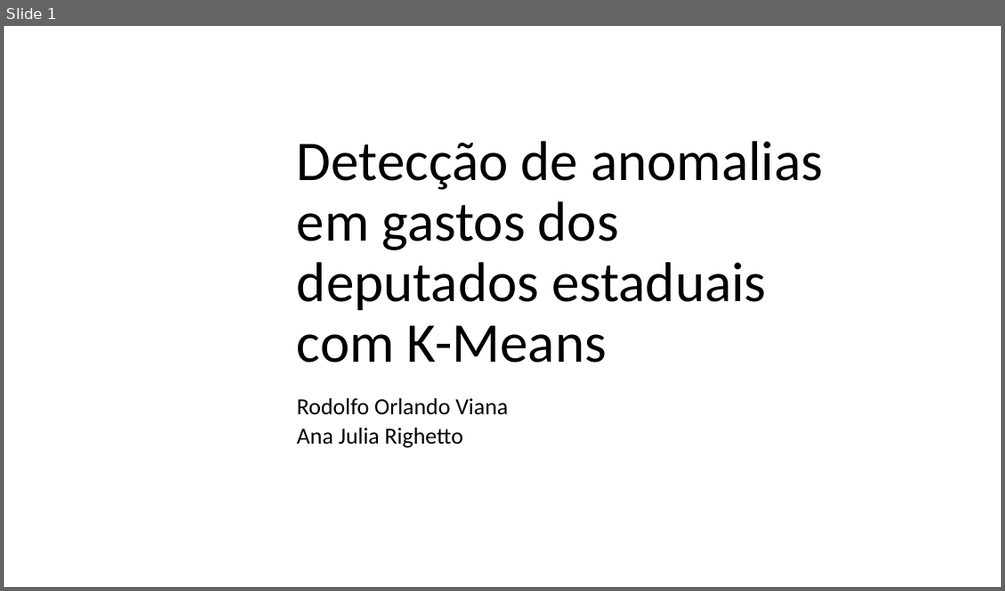
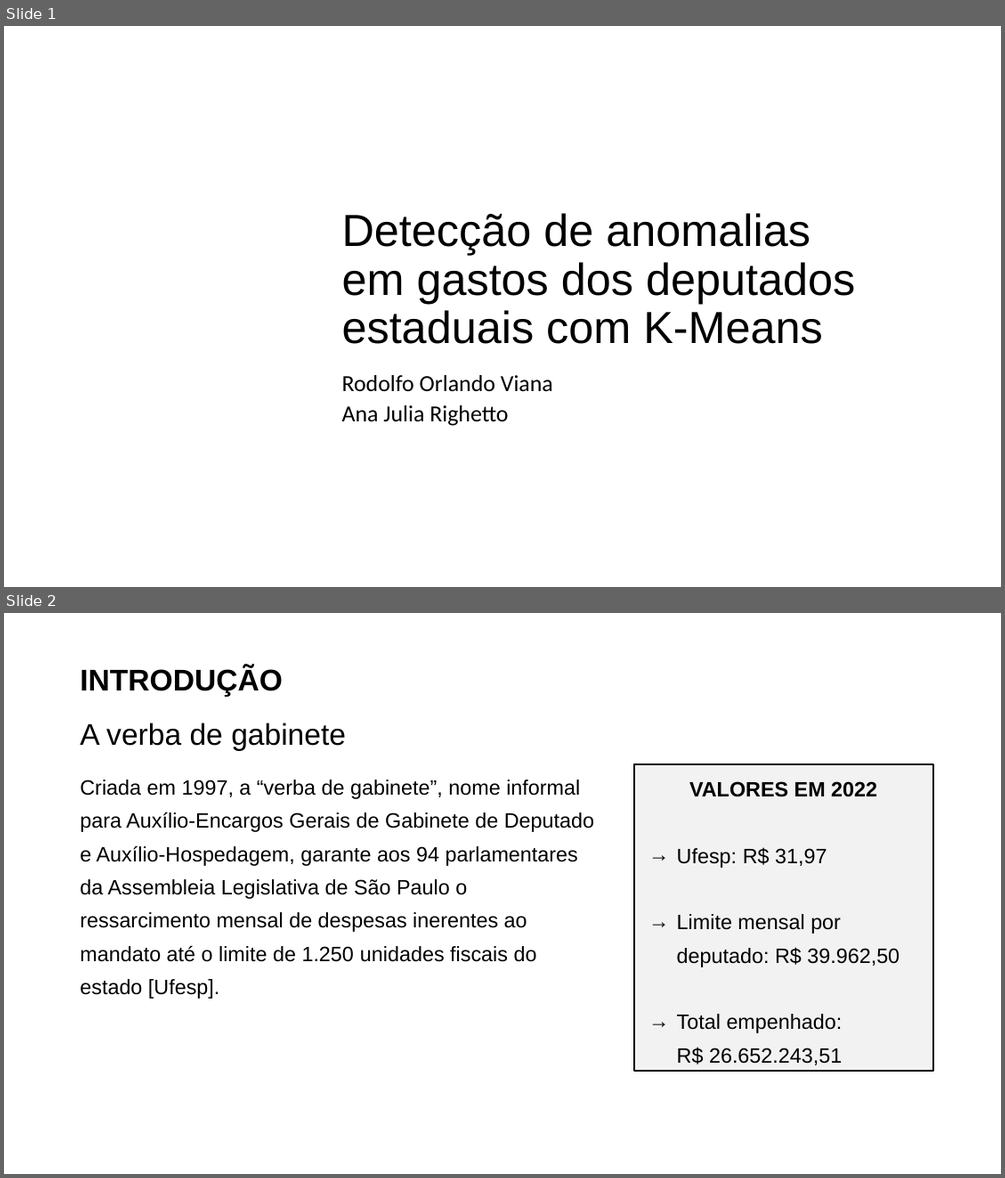
Before and after one commit to rodolfo-viana/mba_esalq, a slide deck: prd/WIP_apresentacao.pptx. Shown one above the other, each under a label of ours: slide 1 before the commit, slides 1 and 2 after it. The pictures are 1005x591 and 1005x1178 pixels, drawn with LibreOffice and Linux fonts; fonts in the diff are those of the drawing; background and template pictures are left out. Boxes give left, top, right and bottom in pixels: in the first picture for what was removed or moved away, otherwise in the second. Text is boxed around its words. In the diff, an @@ line names an element or a change of style, - is before the commit and + after.

```diff
--- a/prd/WIP_apresentacao.pptx
+++ b/prd/WIP_apresentacao.pptx
@@ slide 2 added at (4, 613, 1001, 1174), background picture (left out) @@
@@ title added at (80, 666, 346, 750), 28.8 pt, text #000000 @@
+INTRODUÇÃO
+A verba de gabinete
@@ rectangle added at (634, 764, 933, 1070), fill #F2F2F2, outline #000000 1.5 pt, 20 pt, text #000000 @@
+VALORES EM 2022
+→ Ufesp: R$ 31,97
+→ Limite mensal por deputado: R$ 39.962,50
+→ Total empenhado: R$ 26.652.243,51
@@ text added at (80, 779, 594, 998), 20 pt, text #000000 @@
+Criada em 1997, a “verba de gabinete”, nome informal para Auxílio-Encargos Gerais de Gabinete de Deputado e Auxílio-Hospedagem, garante aos 94 parlamentares da Assembleia Legislativa de São Paulo o ressarcimento mensal de despesas inerentes ao mandato até o limite de 1.250 unidades fiscais do estado [Ufesp].
@@ slide 1 changed as well @@
@@ title "Detecção de anomalias em gastos ...": place and size @@
-title "Detecção de anomalias em gastos ..." at (297, 141, 823, 362)
+title "Detecção de anomalias em gastos ..." at (342, 213, 855, 344)
@@ title "Detecção de anomalias em gastos ..." at (342, 213, 855, 344): size 54 to 43.2 pt, font Calibri to Arial; vertical alignment bottom to middle @@
@@ subtitle "Rodolfo Orlando Viana": place and size @@
-subtitle "Rodolfo Orlando Viana" at (297, 398, 508, 448)
+subtitle "Rodolfo Orlando Viana" at (342, 375, 553, 426)
@@ subtitle "Rodolfo Orlando Viana" at (342, 375, 553, 426): vertical alignment top to bottom @@
```
Also in this commit, not shown: 6 other slides added, 1 slide removed, 3 other files.
